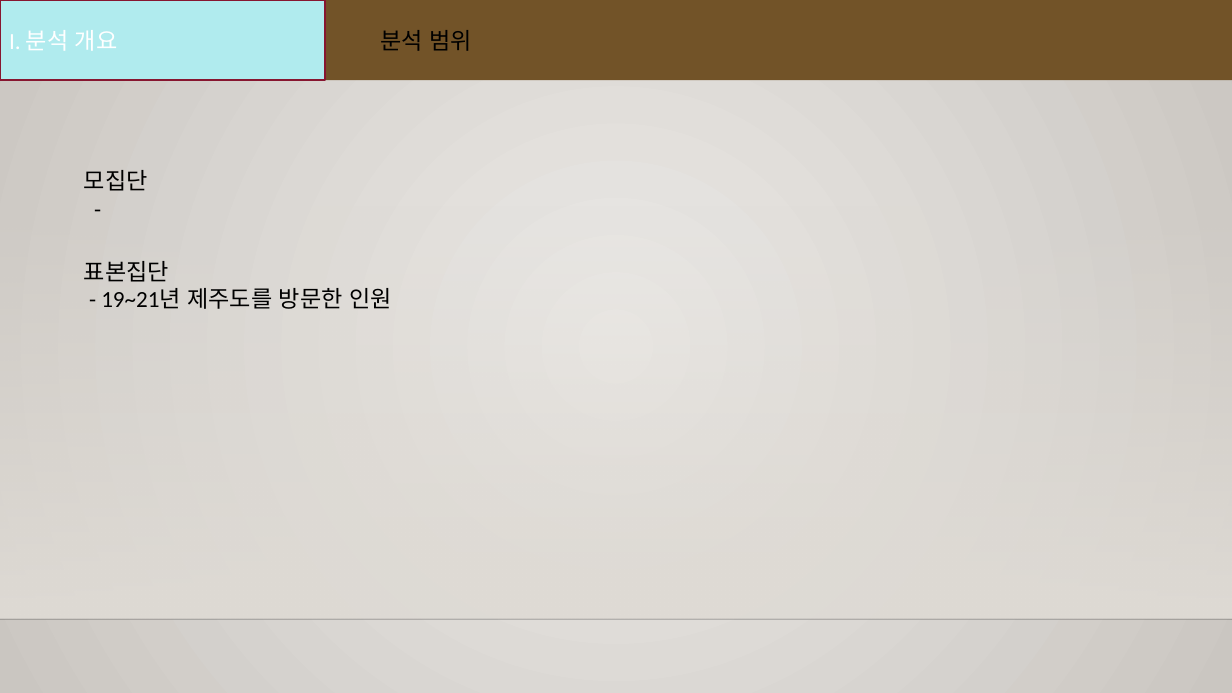
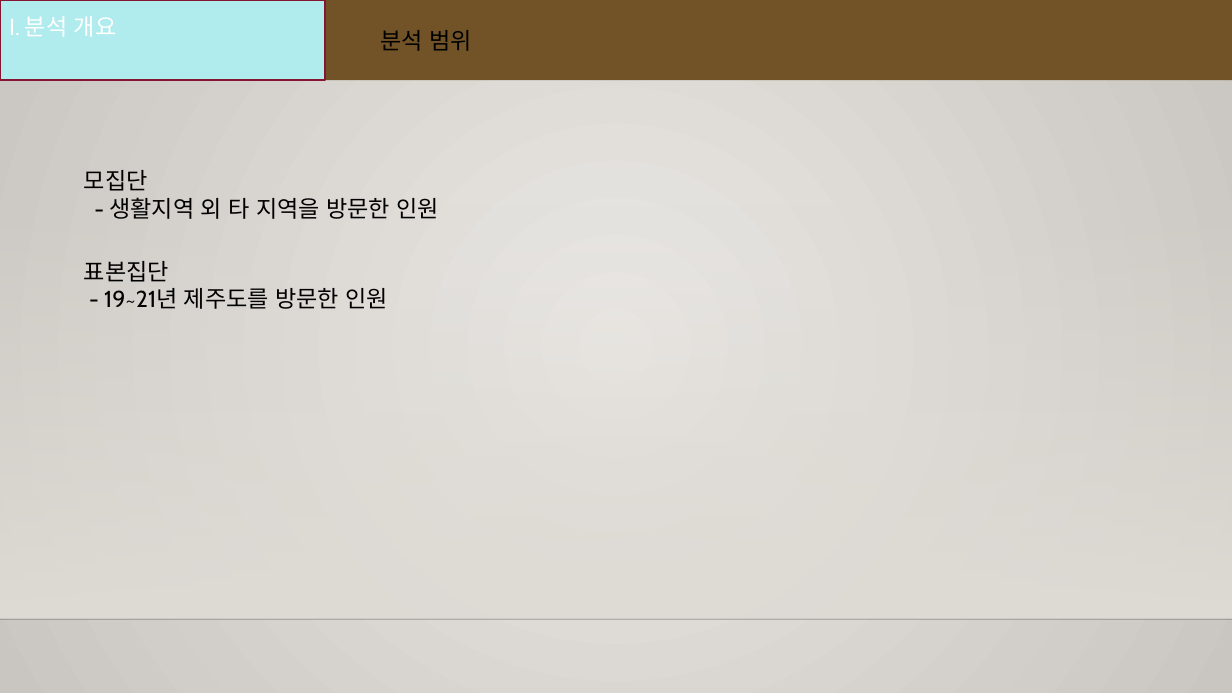
Before and after one commit to hyk2202/semi_project_2, a slide deck: slide 5 of Semi project.pptx (slide 4 before the commit). Drawn at 1232x693 pixels with LibreOffice and Linux fonts; fonts in the diff are those of the drawing; background and template pictures are left out. Boxes give left, top, right and bottom in pixels: in the first picture for what was removed or moved away, otherwise in the second. Text is boxed around its words. In the diff, an @@ line names an element or a change of style, - is before the commit and + after.

```diff
--- a/Semi project.pptx
+++ b/Semi project.pptx
@@ background gradient #ECEAE7 to #CAC7C1 to gradient #EBE9E6 to #C9C5C0 @@
@@ rectangle "I. 분석 개요" at (x1=0, y1=0, x2=325, y2=80): font Calibri to Cabin; outline #871631 1.25 pt to #851530 1.25 pt @@
@@ text added at (x1=84, y1=170, x2=440, y2=219), 18 pt, text #000000 @@
+모집단
+- 생활지역 외 타 지역을 방문한 인원
@@ text "표본집단" at (x1=84, y1=261, x2=389, y2=309): font Calibri to Cabin @@
```
Also in this commit, not shown: 5 other slides changed, 19 slides added, 9 other files.
